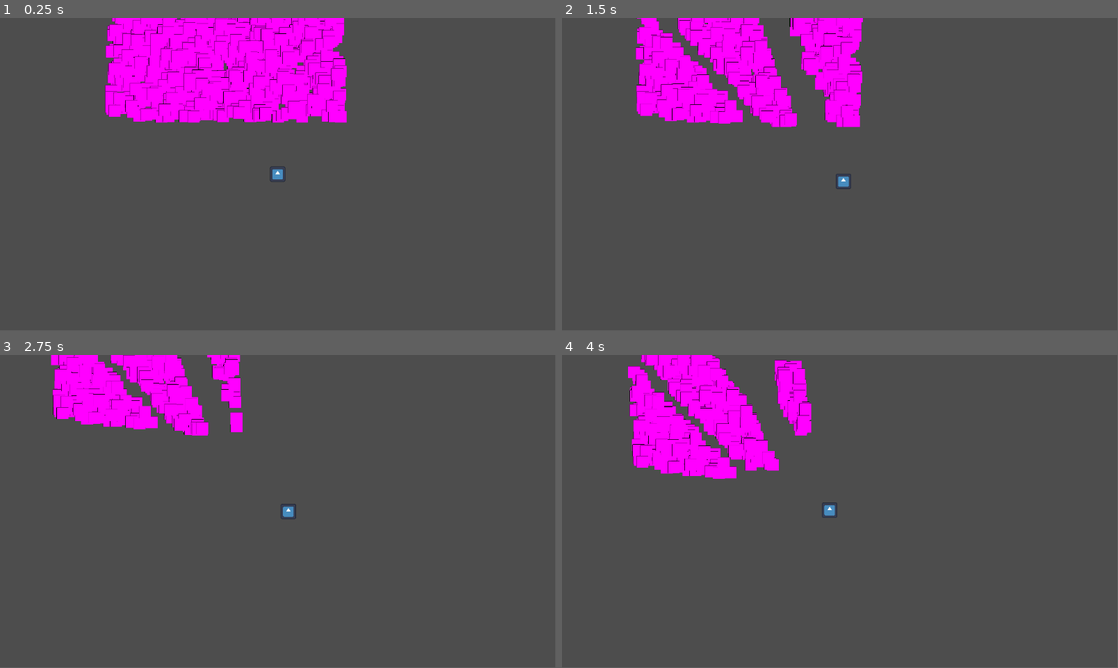
Above: before the commit, frames 1-4 (two rows, left to right).
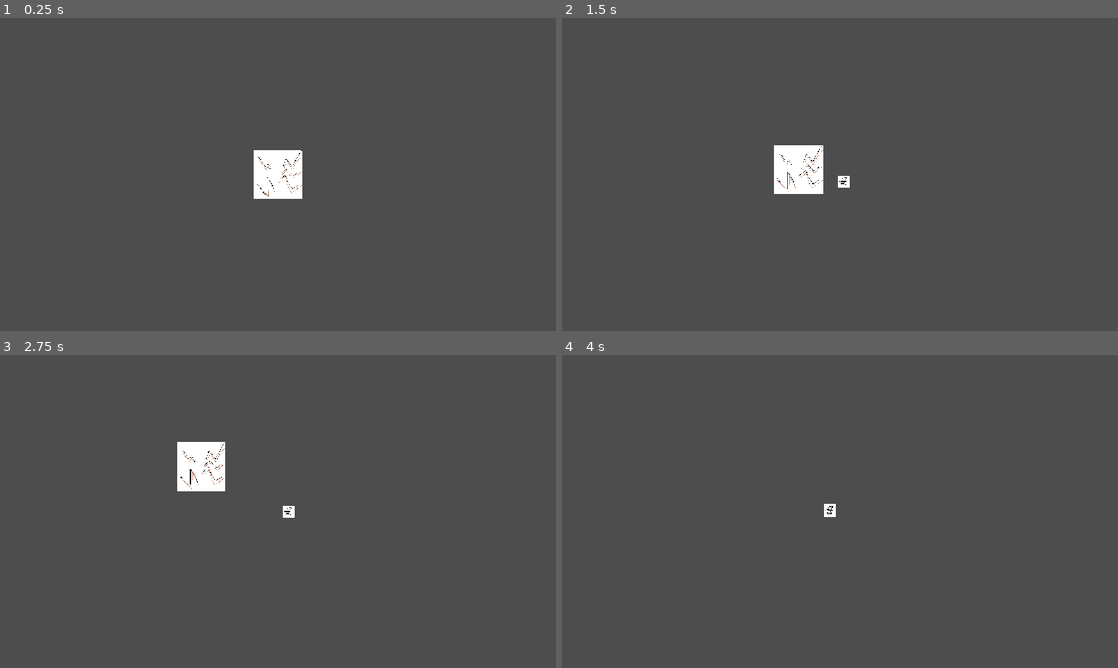
Above: after the commit, the same moments.

Repository: flowerFawn/XP-Based-Leveling
Game: Godot game, scene res://scenes/world.tscn
Two runs of this game, one before a commit and one after it. Both use one fixed random seed, a clock stepped at 60 frames per second and the inputs below. The engine's default icon, where the game draws it, is replaced by a stand-in: a white triangle on a blue panel in a dark square.
Inputs:
- Up to frame 1 (0.25 s): no input
- Up to frame 2 (1.5 s): hold D (player_right) 0.53-1.28 s; hold S (player_down) from 1.28 s (still down)
- Up to frame 3 (2.75 s): release S (player_down) at 2.03 s; hold D (player_right) from 2.03 s (still down)
- Up to frame 4 (4 s): release D (player_right) at 2.78 s; hold W (player_up) 2.78-3.53 s; hold A (player_left) from 3.53 s (still down)
In our replay, the window is 799x449 before the commit and 800x450 after it. These sizes can differ from the game's own. Grey fills any space a smaller window leaves; there, only what the larger window draws over its background counts as a difference.

The runs differ from the first frame. In frame 1, 15% of the frame differs, in the area x 18-63%, y 0-58%; in frame 2, 12%; in frame 3, 7.6%; in frame 4, 8.7%.

Commit message:
basic prototype
spell leveling/awarding, plus some stuff for visuals. Actually choosing out of a set of random spell options from the spell pool, rather than being given a single specific spell, still needs to be implemented

Diff:
--- a/project.godot
+++ b/project.godot
@@ -18,6 +18,11 @@
 [autoload]
 
 GameInfo="*res://scripts/autoloads/game_info.gd"
+SpellShop="*res://scripts/autoloads/spell_shop.gd"
+
+[display]
+
+window/stretch/mode="canvas_items"
 
 [global_group]
 
--- a/resources/enemy types/goblin.tres
+++ b/resources/enemy types/goblin.tres
@@ -2,19 +2,18 @@
 
 [ext_resource type="Resource" uid="uid://cj6251nhvsiy8" path="res://resources/movement types/straight_enemy_movement.tres" id="1_nv008"]
 [ext_resource type="Script" uid="uid://58cfsa1tna1q" path="res://scripts/resources/base resources/enemy_type.gd" id="2_ed3jj"]
+[ext_resource type="Texture2D" uid="uid://cf8meehm5l0yh" path="res://assets/goblin.png" id="3_ed3jj"]
 
 [sub_resource type="CircleShape2D" id="CircleShape2D_nv008"]
 radius = 50.0
-
-[sub_resource type="PlaceholderTexture2D" id="PlaceholderTexture2D_nv008"]
-size = Vector2(100, 100)
 
 [resource]
 script = ExtResource("2_ed3jj")
 movement_type = ExtResource("1_nv008")
 speed = 100.0
 contact_damage = 10.0
+xp_reward = 1.0
 base_health = 10.0
 collision = SubResource("CircleShape2D_nv008")
-sprite = SubResource("PlaceholderTexture2D_nv008")
+sprite = ExtResource("3_ed3jj")
 metadata/_custom_type_script = "uid://58cfsa1tna1q"
--- a/resources/spell/bolt.tres
+++ /dev/null
@@ -1,8 +0,0 @@
-[gd_resource type="Resource" script_class="SpellBolt" load_steps=2 format=3 uid="uid://ciomfgvjduepp"]
-
-[ext_resource type="Script" uid="uid://cyuaiwt5dess3" path="res://scripts/resources/inherited resources/spells/s_bolt.gd" id="1_tpysc"]
-
-[resource]
-script = ExtResource("1_tpysc")
-cooldown = 0.1
-metadata/_custom_type_script = "uid://cyuaiwt5dess3"
--- /dev/null
+++ b/resources/spell/bolt_1.tres
@@ -0,0 +1,19 @@
+[gd_resource type="Resource" script_class="SpellBolt" load_steps=5 format=3 uid="uid://ciomfgvjduepp"]
+
+[ext_resource type="Script" uid="uid://cyuaiwt5dess3" path="res://scripts/resources/inherited resources/spells/s_bolt.gd" id="1_tpysc"]
+[ext_resource type="Resource" uid="uid://dduhilr7qte0h" path="res://resources/spell/bolt_2.tres" id="1_w25f6"]
+[ext_resource type="Texture2D" uid="uid://xmadt3jeoget" path="res://assets/bolt.png" id="3_v0md5"]
+
+[sub_resource type="CircleShape2D" id="CircleShape2D_w25f6"]
+radius = 30.0
+
+[resource]
+script = ExtResource("1_tpysc")
+spell_id = &"bolt"
+next_upgrade = ExtResource("1_w25f6")
+cooldown = 0.3
+damage = 6.0
+projectile_speed = 40.0
+shape = SubResource("CircleShape2D_w25f6")
+texture = ExtResource("3_v0md5")
+metadata/_custom_type_script = "uid://cyuaiwt5dess3"
--- /dev/null
+++ b/resources/spell/bolt_2.tres
@@ -0,0 +1,18 @@
+[gd_resource type="Resource" script_class="SpellBolt" load_steps=4 format=3 uid="uid://dduhilr7qte0h"]
+
+[ext_resource type="Script" uid="uid://cyuaiwt5dess3" path="res://scripts/resources/inherited resources/spells/s_bolt.gd" id="1_y6wjd"]
+[ext_resource type="Texture2D" uid="uid://xmadt3jeoget" path="res://assets/bolt.png" id="2_tm2tl"]
+
+[sub_resource type="CircleShape2D" id="CircleShape2D_y6wjd"]
+radius = 40.0
+
+[resource]
+script = ExtResource("1_y6wjd")
+level = 2
+spell_id = &"bolt"
+cooldown = 0.25
+damage = 7.0
+projectile_speed = 45.0
+shape = SubResource("CircleShape2D_y6wjd")
+texture = ExtResource("2_tm2tl")
+metadata/_custom_type_script = "uid://cyuaiwt5dess3"
--- a/resources/spell/earthquake.tres
+++ /dev/null
@@ -1,8 +0,0 @@
-[gd_resource type="Resource" script_class="SpellEarthquake" load_steps=2 format=3 uid="uid://dh4308dsgb1xc"]
-
-[ext_resource type="Script" uid="uid://dqtj3553eq3ci" path="res://scripts/resources/inherited resources/spells/s_earthquake.gd" id="1_n651w"]
-
-[resource]
-script = ExtResource("1_n651w")
-cooldown = 1.0
-metadata/_custom_type_script = "uid://dqtj3553eq3ci"
--- /dev/null
+++ b/resources/spell/earthquake_1.tres
@@ -0,0 +1,21 @@
+[gd_resource type="Resource" script_class="SpellEarthquake" load_steps=5 format=3 uid="uid://dh4308dsgb1xc"]
+
+[ext_resource type="Resource" uid="uid://ylm4vp0kumm5" path="res://resources/spell/earthquake_2.tres" id="1_bfrpe"]
+[ext_resource type="Script" uid="uid://dqtj3553eq3ci" path="res://scripts/resources/inherited resources/spells/s_earthquake.gd" id="1_n651w"]
+[ext_resource type="Texture2D" uid="uid://bs2aw6atyld2d" path="res://assets/earthquake.png" id="3_g4o1b"]
+
+[sub_resource type="CircleShape2D" id="CircleShape2D_cae2g"]
+radius = 200.0
+
+[resource]
+script = ExtResource("1_n651w")
+level = 1
+spell_id = &"earthquake"
+next_upgrade = ExtResource("1_bfrpe")
+cooldown = 5.0
+damage = 12.0
+projectile_speed = null
+shape = SubResource("CircleShape2D_cae2g")
+texture = ExtResource("3_g4o1b")
+visual_scale = null
+metadata/_custom_type_script = "uid://dqtj3553eq3ci"
--- /dev/null
+++ b/resources/spell/earthquake_2.tres
@@ -0,0 +1,18 @@
+[gd_resource type="Resource" script_class="SpellEarthquake" load_steps=4 format=3 uid="uid://ylm4vp0kumm5"]
+
+[ext_resource type="Script" uid="uid://dqtj3553eq3ci" path="res://scripts/resources/inherited resources/spells/s_earthquake.gd" id="1_bm52a"]
+[ext_resource type="Texture2D" uid="uid://bs2aw6atyld2d" path="res://assets/earthquake.png" id="2_lcan7"]
+
+[sub_resource type="CircleShape2D" id="CircleShape2D_cae2g"]
+radius = 240.0
+
+[resource]
+script = ExtResource("1_bm52a")
+level = 2
+spell_id = &"earthquake"
+cooldown = 4.0
+damage = 15.0
+shape = SubResource("CircleShape2D_cae2g")
+texture = ExtResource("2_lcan7")
+visual_scale = 1.1
+metadata/_custom_type_script = "uid://dqtj3553eq3ci"
--- a/resources/spell/shard.tres
+++ /dev/null
@@ -1,8 +0,0 @@
-[gd_resource type="Resource" script_class="SpellShard" load_steps=2 format=3 uid="uid://7vmgb80p33sl"]
-
-[ext_resource type="Script" uid="uid://cruvp1vxd4ktu" path="res://scripts/resources/inherited resources/spells/s_shard.gd" id="1_btl4p"]
-
-[resource]
-script = ExtResource("1_btl4p")
-cooldown = 0.05
-metadata/_custom_type_script = "uid://cruvp1vxd4ktu"
--- /dev/null
+++ b/resources/spell/shard_1.tres
@@ -0,0 +1,18 @@
+[gd_resource type="Resource" script_class="SpellShard" load_steps=5 format=3 uid="uid://7vmgb80p33sl"]
+
+[ext_resource type="Resource" uid="uid://cpoi8gjs165jf" path="res://resources/spell/shard_2.tres" id="1_ynue0"]
+[ext_resource type="Script" uid="uid://cruvp1vxd4ktu" path="res://scripts/resources/inherited resources/spells/s_shard.gd" id="2_4q8fg"]
+[ext_resource type="Texture2D" uid="uid://n0tbfppan7pj" path="res://assets/shard.png" id="3_4q8fg"]
+
+[sub_resource type="CircleShape2D" id="CircleShape2D_ynue0"]
+
+[resource]
+script = ExtResource("2_4q8fg")
+spell_id = &"shard"
+next_upgrade = ExtResource("1_ynue0")
+cooldown = 0.5
+damage = 1.0
+projectile_speed = 60.0
+shape = SubResource("CircleShape2D_ynue0")
+texture = ExtResource("3_4q8fg")
+metadata/_custom_type_script = "uid://cruvp1vxd4ktu"
--- /dev/null
+++ b/resources/spell/shard_2.tres
@@ -0,0 +1,17 @@
+[gd_resource type="Resource" script_class="SpellShard" load_steps=4 format=3 uid="uid://cpoi8gjs165jf"]
+
+[ext_resource type="Script" uid="uid://cruvp1vxd4ktu" path="res://scripts/resources/inherited resources/spells/s_shard.gd" id="1_qt6js"]
+[ext_resource type="Texture2D" uid="uid://n0tbfppan7pj" path="res://assets/shard.png" id="2_env62"]
+
+[sub_resource type="CircleShape2D" id="CircleShape2D_qt6js"]
+radius = 15.0
+
+[resource]
+script = ExtResource("1_qt6js")
+level = 2
+spell_id = &"shard"
+cooldown = 0.05
+damage = 5.0
+shape = SubResource("CircleShape2D_qt6js")
+texture = ExtResource("2_env62")
+metadata/_custom_type_script = "uid://cruvp1vxd4ktu"
--- a/scenes/character.tscn
+++ b/scenes/character.tscn
@@ -1,7 +1,7 @@
 [gd_scene load_steps=4 format=3 uid="uid://dt2i2obb5kodu"]
 
-[ext_resource type="Texture2D" uid="uid://dc1k28qljxgix" path="res://icon.svg" id="1_agfs1"]
 [ext_resource type="Script" uid="uid://cprrck25bqwpi" path="res://scripts/character.gd" id="1_rkhd4"]
+[ext_resource type="Texture2D" uid="uid://bmufs1e6bafrg" path="res://assets/trianglewizard.png" id="3_lrhn5"]
 
 [sub_resource type="RectangleShape2D" id="RectangleShape2D_rkhd4"]
 size = Vector2(128, 128)
@@ -9,12 +9,12 @@
 [node name="CharacterBody2D" type="CharacterBody2D" groups=["Player"]]
 script = ExtResource("1_rkhd4")
 
-[node name="Icon" type="Sprite2D" parent="."]
-texture = ExtResource("1_agfs1")
-
 [node name="CollisionShape2D" type="CollisionShape2D" parent="."]
 shape = SubResource("RectangleShape2D_rkhd4")
 
 [node name="Camera2D" type="Camera2D" parent="."]
 zoom = Vector2(0.25, 0.25)
 position_smoothing_enabled = true
+
+[node name="Trianglewizard" type="Sprite2D" parent="."]
+texture = ExtResource("3_lrhn5")
--- a/scenes/game_controller.tscn
+++ b/scenes/game_controller.tscn
@@ -10,4 +10,9 @@
 autostart = true
 ignore_time_scale = true
 
+[node name="SpawnTimer" type="Timer" parent="."]
+wait_time = 4.0
+autostart = true
+
 [connection signal="timeout" from="DirectionUpdateTimer" to="." method="update_directions"]
+[connection signal="timeout" from="SpawnTimer" to="." method="spawn_enemies"]
--- a/scenes/world.tscn
+++ b/scenes/world.tscn
@@ -11,12 +11,13 @@
 # Called when the node enters the scene tree for the first time.
 func _ready() -> void:
 	var rnd:RandomNumberGenerator = RandomNumberGenerator.new()
-	for x in range(0, 1000):
+	for x in range(0, 0):
 		var e:Enemy = Enemy.new_enemy(preload(\"uid://bg3osrk3a4ni5\"))
 		e.position = Vector2(rnd.randi_range(0, 1920), rnd.randi_range(0, 1080))
 		add_child(e, true)
 
 	GameInfo.projectile_holder = $ProjectileHolder
+	GameInfo.enemy_holder = $EnemyHolder
 "
 
 [node name="Node2D" type="Node2D"]
@@ -28,3 +29,5 @@
 [node name="GameController" parent="." instance=ExtResource("2_rwgxs")]
 
 [node name="ProjectileHolder" type="Node2D" parent="."]
+
+[node name="EnemyHolder" type="Node2D" parent="."]
--- a/scripts/autoloads/game_info.gd
+++ b/scripts/autoloads/game_info.gd
@@ -4,7 +4,9 @@
 var player:Player
 var rnd = RandomNumberGenerator.new()
 var projectile_holder:Node2D
+var enemy_holder:Node2D
 var closest_enemy_to_player_point:Vector2
+
 
 func update_player_info(player:Player) -> void:
 	player_position = player.global_position
--- /dev/null
+++ b/scripts/autoloads/spell_shop.gd
@@ -0,0 +1,29 @@
+extends Node
+
+var spell_xp:float = 0:
+	set(value):
+		spell_xp = value
+		if spell_xp >= next_required_xp:
+			spell_xp -= next_required_xp
+			next_required_xp += 4
+			call_deferred(&"award_spell")
+var next_required_xp:float = 10
+var current_spell_pool:Array[Spell] = [load("uid://7vmgb80p33sl"),
+load("uid://ciomfgvjduepp"), load("uid://dh4308dsgb1xc")]
+
+func award_spell() -> void:
+	#for now just fully random what spell you get
+	if current_spell_pool.is_empty():
+		return
+	var picked_spell_index:int = GameInfo.rnd.randi_range(0, len(current_spell_pool) - 1)
+	var new_spell:Spell = current_spell_pool.pop_at(picked_spell_index)
+	GameInfo.player.add_spell(new_spell)
+	if new_spell.next_upgrade != null:
+		add_spell_to_pool(new_spell.next_upgrade)
+
+func add_spell_to_pool(spell:Spell) -> void:
+	current_spell_pool.append(spell)
+
+func _ready() -> void:
+	await get_tree().process_frame
+	award_spell()
--- a/scripts/character.gd
+++ b/scripts/character.gd
@@ -3,13 +3,12 @@
 var speed:int = 500
 var active_health:float = 100
 
-var spells:Array[Spell] = []
+##Dictionary that stores the spells and their associated spell handlers.
+##This is a dictionary so that the spellhandlers can be found using their associated spell resource.
+var spells:Dictionary[Spell, SpellHandler] = {}
 
 func _ready() -> void:
 	GameInfo.player = self
-	add_spell(preload("uid://ciomfgvjduepp"))
-	add_spell(preload("uid://dh4308dsgb1xc"))
-	add_spell(preload("uid://7vmgb80p33sl"))
 
 func _physics_process(delta: float) -> void:
 	var movement_vector = speed * get_direction()
@@ -50,9 +49,28 @@
 #endregion
 
 #region SPELLS
+##Actually creates the spellhandler and starts the casting loop
+func start_spell(spell:Spell) -> void:
+	var new_spellhandler = SpellHandler.new(spell)
+	add_child(new_spellhandler, true)
+	spells[spell] = new_spellhandler
+
+##Removes a spell and stops it running. mainly used for lower upgrades of spells
+func remove_spell(spell:Spell) -> void:
+	if not spells.has(spell):
+		print("This spell is not there to be removed!")
+		return
+	spells[spell].free()
+	#spells.erase(spell)
+
+##Handles starting a spell, and removing a lower upgrade
 func add_spell(spell:Spell) -> void:
-	spells.append(spell)
-	add_child(SpellHandler.new(spell))
+	if spell.level > 1:
+		for old_spell:Spell in spells.keys():
+			if old_spell.next_upgrade == spell:
+				remove_spell(old_spell)
+				break
+	start_spell(spell)
 
 
 #endregion
--- a/scripts/enemy.gd
+++ b/scripts/enemy.gd
@@ -70,6 +70,7 @@
 		die()
 
 func die() -> void:
+	SpellShop.spell_xp += enemy_type.xp_reward
 	queue_free()
 
 #endregion
--- a/scripts/game_controller.gd
+++ b/scripts/game_controller.gd
@@ -1,7 +1,7 @@
 extends Node
 
 
-
+var enemy_count = 5
 
 func update_directions() -> void:
 	#updates enemies heading towards the player
@@ -10,3 +10,18 @@
 	#updates where aimed spells will go
 	if GameInfo.player:
 		GameInfo.closest_enemy_to_player_point = GameInfo.player.get_closest_enemy()
+
+
+func spawn_enemies() -> void:
+	for enemy_to_spawn:int in range(0, enemy_count):
+		spawn_enemy()
+	enemy_count += 1
+
+func spawn_enemy():
+	var spawn_position:Vector2 = GameInfo.player_position
+	while spawn_position.distance_squared_to(GameInfo.player_position) < 100 ** 2:
+		spawn_position = Vector2(GameInfo.rnd.randi_range(GameInfo.player_position.x - 1000, GameInfo.player_position.x + 1000),
+		GameInfo.rnd.randi_range(GameInfo.player_position.y - 1000, GameInfo.player_position.y + 1000))
+	var new_enemy:Enemy = Enemy.new_enemy(preload("uid://bg3osrk3a4ni5"))
+	GameInfo.enemy_holder.add_child(new_enemy)
+	new_enemy.global_position = spawn_position
--- a/scripts/projectile.gd
+++ b/scripts/projectile.gd
@@ -9,12 +9,15 @@
 var remaining_pierce:int
 var start_position
 
-func _init(speed:float, damage:float, shape:Shape2D, direction:Vector2, new_start_position:Vector2 = Vector2.ZERO, max_pierce:int = 0) -> void:
+func _init(speed:float, damage:float, shape:Shape2D, direction:Vector2, sprite:Texture2D, new_start_position:Vector2 = Vector2.ZERO, max_pierce:int = 0) -> void:
 	set_collision_layer_value(1, false)
 	set_collision_mask_value(1, false)
 	set_collision_mask_value(2, true)
 	var node_collision = CollisionShape2D.new()
 	add_child(node_collision)
+	var node_sprite = Sprite2D.new()
+	node_sprite.texture = sprite
+	add_child(node_sprite)
 	node_collision.shape = shape
 	active_damage = damage
 	active_speed = speed
@@ -28,8 +31,14 @@
 		start_position = new_start_position
 	connect("area_entered", hit_something)
 
+
 func _ready() -> void:
 	global_position = start_position
+	var decay_timer:Timer = Timer.new()
+	add_child(decay_timer)
+	##Time the projectile exists until it decays
+	decay_timer.start(1)
+	decay_timer.timeout.connect(decay)
 
 func _physics_process(delta: float) -> void:
 	var direction:Vector2 = get_direction()
@@ -51,4 +60,7 @@
 			queue_free()
 		var enemy:Enemy = body
 		enemy.take_damage(active_damage)
-		print("YAY")
+
+##Destroys the projectile, to avoid large amounts of particles causing lag
+func decay() -> void:
+	queue_free()
--- a/scripts/resources/base resources/enemy_type.gd
+++ b/scripts/resources/base resources/enemy_type.gd
@@ -12,6 +12,9 @@
 ##The amount of damage done when colliding with the player, and then dying
 @export var contact_damage:float
 
+##The base xp awarded upon defeating this enemy
+@export var xp_reward:float
+
 @export_group("Health")
 ##How much damage the enemy can take before dying
 @export var base_health:float
--- a/scripts/resources/base resources/spell.gd
+++ b/scripts/resources/base resources/spell.gd
@@ -1,7 +1,25 @@
 extends Resource
 class_name Spell
+##The resource used for spells that are repeatedly cast as attacks. Contains the functions to cast the spell.
+##These variables tend to be used differently by different spells, and not all fields will be used by all spells.
+@export_group("Technical")
+##The level of this spell, starting at 1. Important for removing the previous level of spell
+@export_range(1, 20) var level:int
+@export var spell_id:StringName
+##The spell that will be added to the spell pool when this spell is chosen. If left null there are no more upgrades to this spell
+@export var next_upgrade:Spell
+@export_group("Effects")
 ##Time in seconds between the cast being called. if this is set to 0, it will only be cast once
 @export var cooldown:float
+@export var damage:float
+@export var projectile_speed:float
+##The shape used for this spell. This includes hitboxes for things like earthquake, or projectile hitboxes
+@export var shape:Shape2D
+@export_group("Appearance")
+##The texture that can be used in the spell
+@export var texture:Texture2D
+##Scale that may be used with a purely visual effect
+@export var visual_scale:float = 1
 
 func cast(player:Player, spell_handler:SpellHandler) -> void:
 	print("A")
@@ -29,4 +47,14 @@
 func get_direction_to_nearest_enemy() -> Vector2:
 	return GameInfo.player_position.direction_to(GameInfo.closest_enemy_to_player_point)
 
+func create_visual_effect(sprite:Texture2D, global_position:Vector2, scale:float = 1, decay_time:float = 3) -> void:
+	var effect_sprite:VisualEffectSprite = VisualEffectSprite.new()
+	effect_sprite.texture = sprite
+	effect_sprite.scale = Vector2(scale, scale)
+	GameInfo.projectile_holder.add_child(effect_sprite)
+	effect_sprite.global_position = global_position
+	effect_sprite.start_decay_timer(decay_time)
+
+
+
 #endregion
--- a/scripts/resources/inherited resources/spells/s_bolt.gd
+++ b/scripts/resources/inherited resources/spells/s_bolt.gd
@@ -3,8 +3,6 @@
 func cast(player:Player, spell_handler:SpellHandler) -> void:
 	if not GameInfo.projectile_holder:
 		return
-	var shape = CircleShape2D.new()
-	shape.radius = 30
 
-	var bolt:PlayerProjectile = PlayerProjectile.new(50, 6, shape, get_direction_to_nearest_enemy())
+	var bolt:PlayerProjectile = PlayerProjectile.new(projectile_speed, damage, shape, get_direction_to_nearest_enemy(), texture)
 	GameInfo.projectile_holder.add_child(bolt)
--- a/scripts/resources/inherited resources/spells/s_earthquake.gd
+++ b/scripts/resources/inherited resources/spells/s_earthquake.gd
@@ -3,11 +3,10 @@
 
 func cast(player:Player, spell_handler:SpellHandler) -> void:
 	var shapecast:ShapeCast2D
-	var shape:CircleShape2D = CircleShape2D.new()
-	shape.radius = 200
 	shapecast = create_shapecast(shape)
 	player.add_child(shapecast)
 	shapecast.force_shapecast_update()
 	for enemy:Enemy in get_shapecast_colliders(shapecast):
 		enemy.take_damage(4)
+	create_visual_effect(texture, player.global_position, visual_scale)
 	shapecast.queue_free()
--- a/scripts/resources/inherited resources/spells/s_shard.gd
+++ b/scripts/resources/inherited resources/spells/s_shard.gd
@@ -4,7 +4,5 @@
 func cast(player:Player, spell_handler:SpellHandler) -> void:
 	if not GameInfo.projectile_holder:
 		return
-	var shape = CircleShape2D.new()
-	shape.radius = 10
-	var shard:PlayerProjectile = PlayerProjectile.new(150, 2, shape, get_random_angle_vector())
+	var shard:PlayerProjectile = PlayerProjectile.new(80, damage, shape, get_random_angle_vector(), texture)
 	GameInfo.projectile_holder.add_child(shard)
--- /dev/null
+++ b/scripts/visual_effect_sprite.gd
@@ -0,0 +1,6 @@
+extends Sprite2D
+class_name VisualEffectSprite
+
+func start_decay_timer(time_to_decay:float) -> void:
+	await get_tree().create_timer(time_to_decay).timeout
+	queue_free()
Binary file added: assets/bolt.png
Not shown, added: assets/bolt.png.import
Binary file added: assets/earthquake.png
Not shown, added: assets/earthquake.png.import
Binary file added: assets/goblin.png
Not shown, added: assets/goblin.png.import
Binary file added: assets/shard.png
Not shown, added: assets/shard.png.import
Binary file added: assets/trianglewizard.png
Not shown, added: assets/trianglewizard.png.import
Not shown, added: scripts/autoloads/spell_shop.gd.uid
Not shown, added: scripts/visual_effect_sprite.gd.uid
